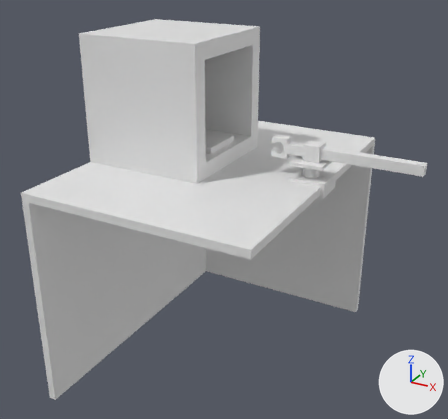
The Blender file 3d-printer-roboclaw/3d-printer-roboclaw.blend as it was, and as the next commit left it.
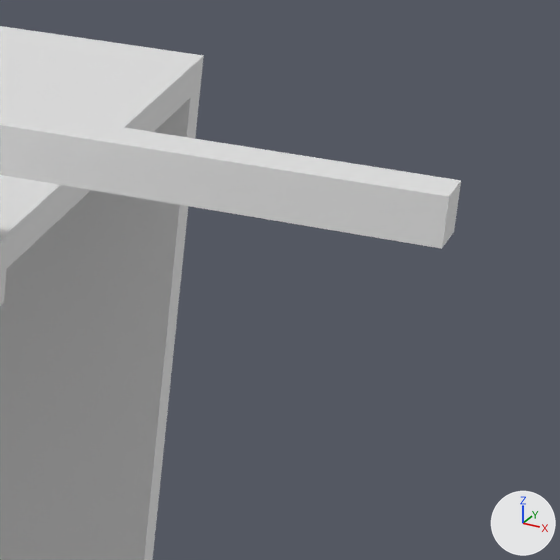
Each version appears first whole from a 50 mm lens placed at (1285.0, -1148.0, 1386.0), pointed at (403.0, 457.0, 583.0), and next in a close-up on the part from 75% to 100% of the width and 30% to 57% of the height. Every picture has the same lights, and +X, +Y and +Z are marked at lower right.

Names of what the first close-up shows: 'arm', 'desk'.
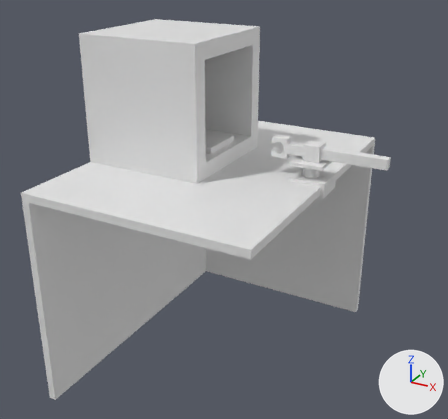
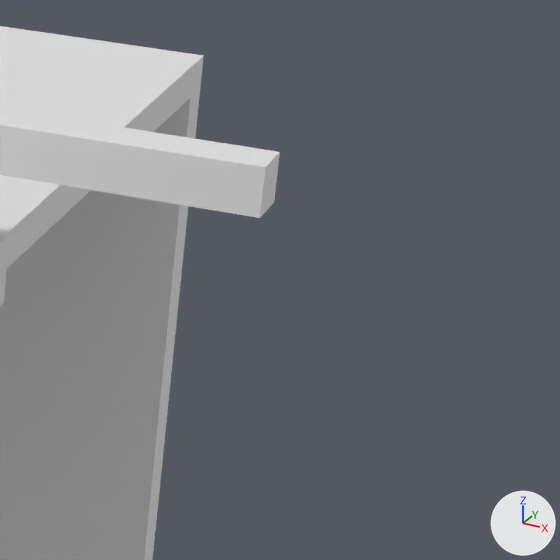
Pixel boxes [x1, y1, x2, y2] of what changed, in the close-ups (560 x 560 px):
'arm', rescaled
    before: [0, 108, 461, 249]
    after: [0, 108, 280, 218]

The change in detail:
Object 'arm' (ob_arm) is rescaled from (1.0, 1.0, 1.0) to (0.75, 1.0, 1.0).
